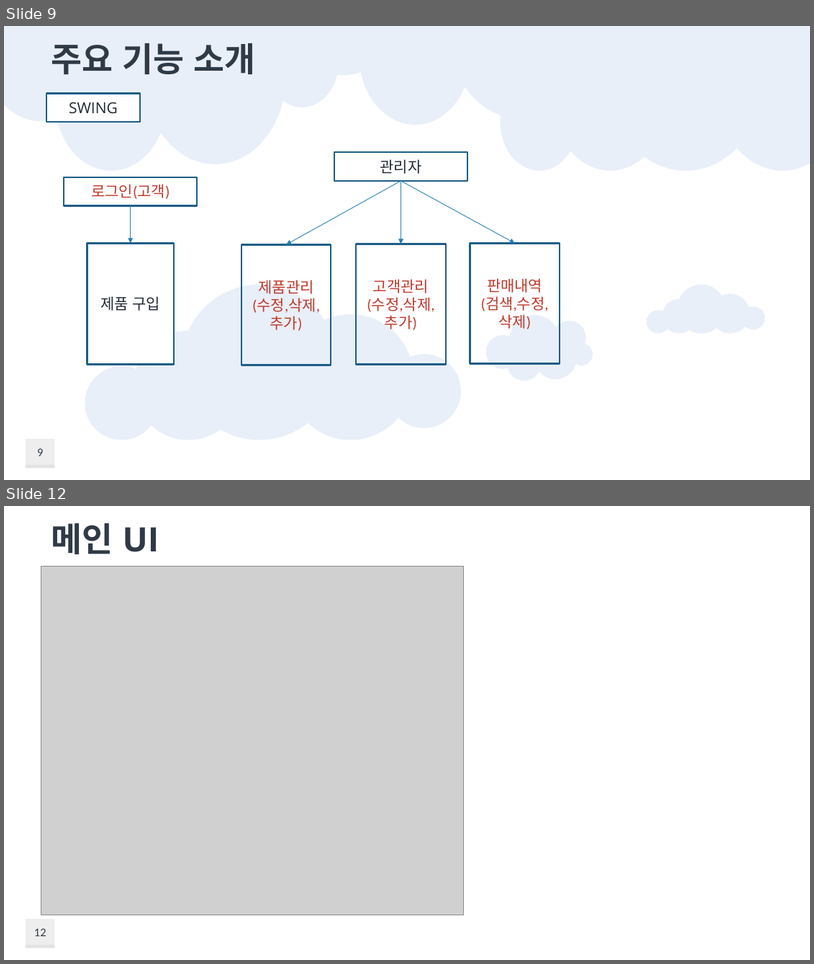
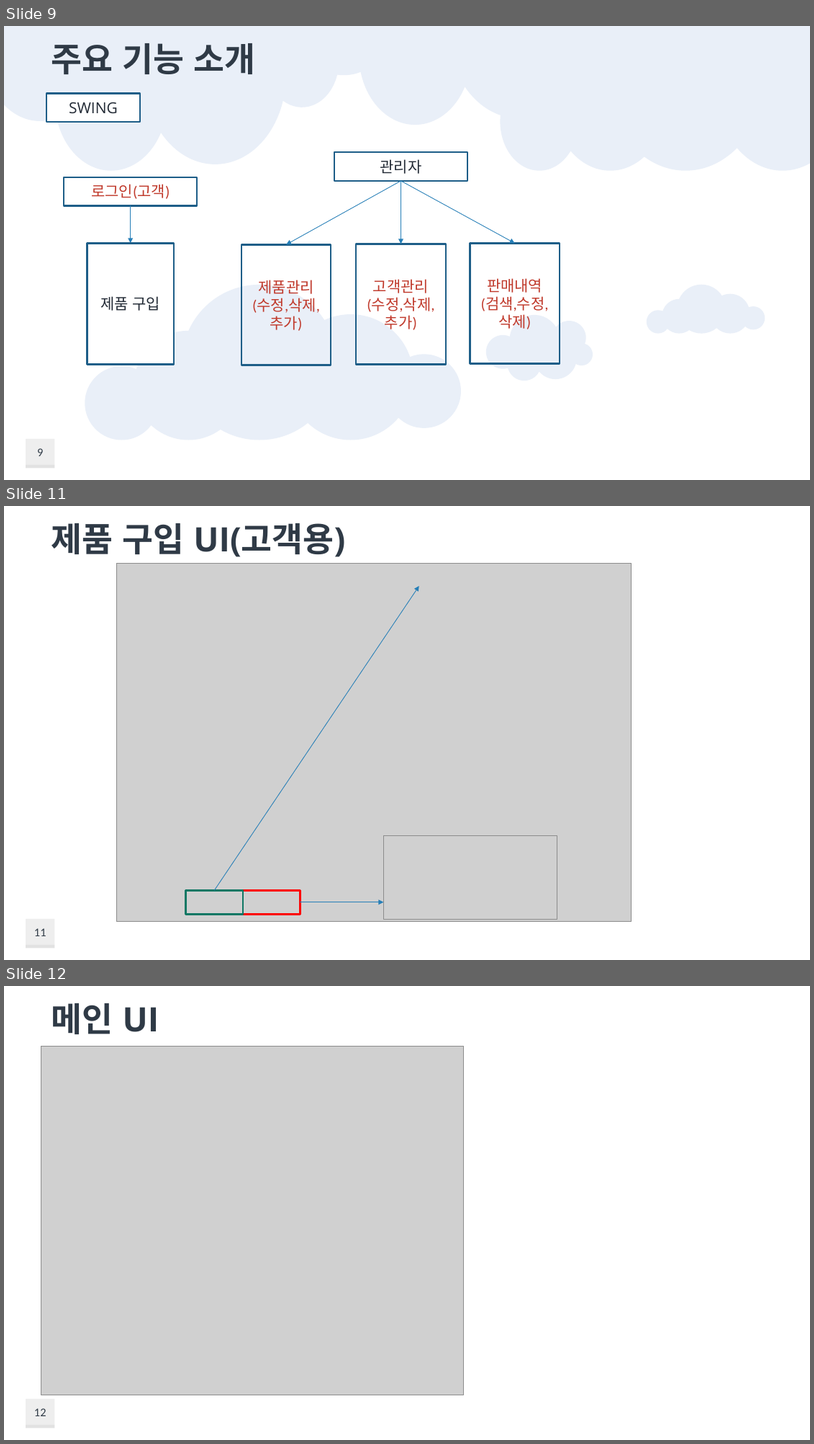
Before and after one commit to taehoon95/shoppingMall, a slide deck: document/쇼핑몰(이태훈).pptx. Shown one above the other, each under a label of ours: slides 9 and 12 before the commit, slides 9, 11 and 12 after it; the slides between them are not shown. The pictures are 814x964 and 814x1444 pixels, drawn with LibreOffice and Linux fonts; fonts in the diff are those of the drawing; grey boxes stand for pictures; background and template pictures are left out. Boxes give left, top, right and bottom in pixels: in the first picture for what was removed or moved away, otherwise in the second. Text is boxed around its words. In the diff, an @@ line names an element or a change of style, - is before the commit and + after.

```diff
--- a/document/쇼핑몰(이태훈).pptx
+++ b/document/쇼핑몰(이태훈).pptx
@@ slide 11 added at box(4, 506, 810, 960), background #FFFFFF; not listed: 3 template elements that a slide beside it also shows @@
@@ title added at box(52, 523, 345, 557), 40 pt, text #2F3A46, bold @@
+제품 구입 UI(고객용)
@@ picture added at box(116, 563, 631, 921) @@
@@ arrow added from (214, 890) to (419, 586), #257EB8 0.75 pt @@
@@ picture added at box(384, 836, 557, 919) @@
@@ rectangle added at box(186, 890, 243, 914), outline #107864 2.25 pt @@
@@ rectangle added at box(243, 890, 300, 914), outline #FF0000 2.25 pt @@
@@ arrow added from (301, 902) to (384, 902), #257EB8 0.75 pt @@
@@ page number added at box(34, 928, 46, 936), 14 pt, text #2F3A46 @@
+11
```
Also in this commit, not shown: 3 slides changed, 3 other slides added, 2 slides removed, 28 other files.
